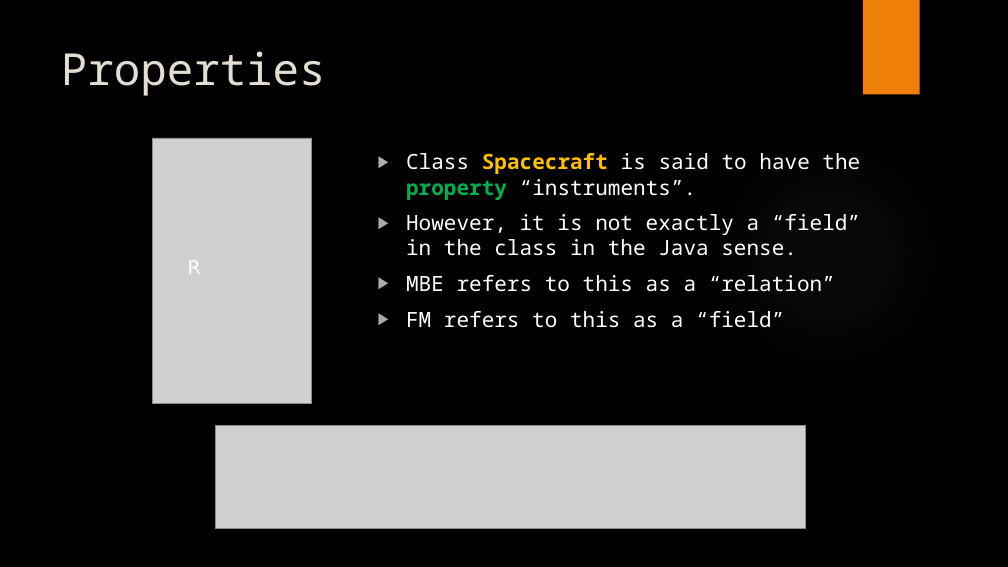
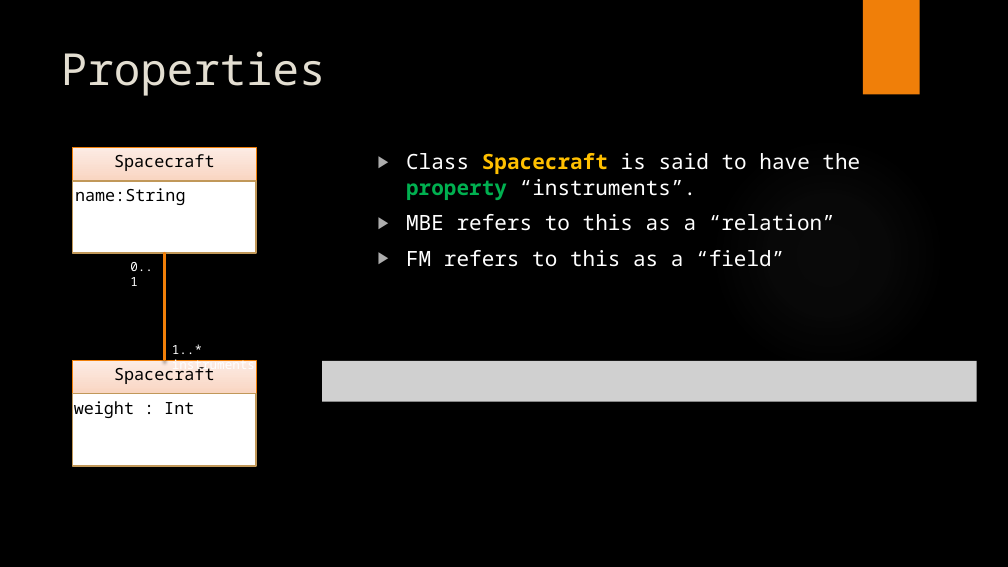
Before and after one commit to Open-MBEE/klang, a slide deck: slide 7 of presentations/K.pptx. Drawn at 1008x567 pixels with LibreOffice and Linux fonts; fonts in the diff are those of the drawing; grey boxes stand for pictures; background and template pictures are left out. Boxes give left, top, right and bottom in pixels: in the first picture for what was removed or moved away, otherwise in the second. Text is boxed around its words. In the diff, an @@ line names an element or a change of style, - is before the commit and + after.

```diff
--- a/presentations/K.pptx
+++ b/presentations/K.pptx
@@ rectangle added at bbox=[73, 147, 256, 252], fill gradient #FCEDE6 to #F4A373, outline #F07F09 0.75 pt, 16 pt, text #000000 @@
+Spacecraft
@@ picture removed at bbox=[152, 138, 312, 403] @@
@@ rectangle added at bbox=[73, 181, 256, 253], fill #FFFFFF, outline #C19859 1.5 pt, 16 pt, text #000000 @@
+name:String
@@ text at bbox=[406, 214, 860, 256]: paragraph removed @@
-▶ However, it is not exactly a “field” in the class in the Java sense.
@@ text added at bbox=[130, 262, 153, 286], 12 pt, text #FFFFFF @@
+0..1
@@ line added from (164, 253) to (164, 360), #F07F09 2.25 pt @@
@@ text removed at bbox=[188, 261, 201, 274] @@
-R
@@ text added at bbox=[172, 344, 255, 373], 12 pt, text #FFFFFF @@
+1..* instruments
@@ rectangle added at bbox=[73, 360, 256, 465], fill gradient #FCEDE6 to #F4A373, outline #F07F09 0.75 pt, 16 pt, text #000000 @@
+Spacecraft
@@ picture added at bbox=[322, 361, 977, 402] @@
@@ rectangle added at bbox=[73, 394, 256, 467], fill #FFFFFF, outline #C19859 1.5 pt, 16 pt, text #000000 @@
+weight : Int
@@ picture removed at bbox=[216, 426, 806, 529] @@
```
Also in this commit, not shown: 5 other slides changed.
